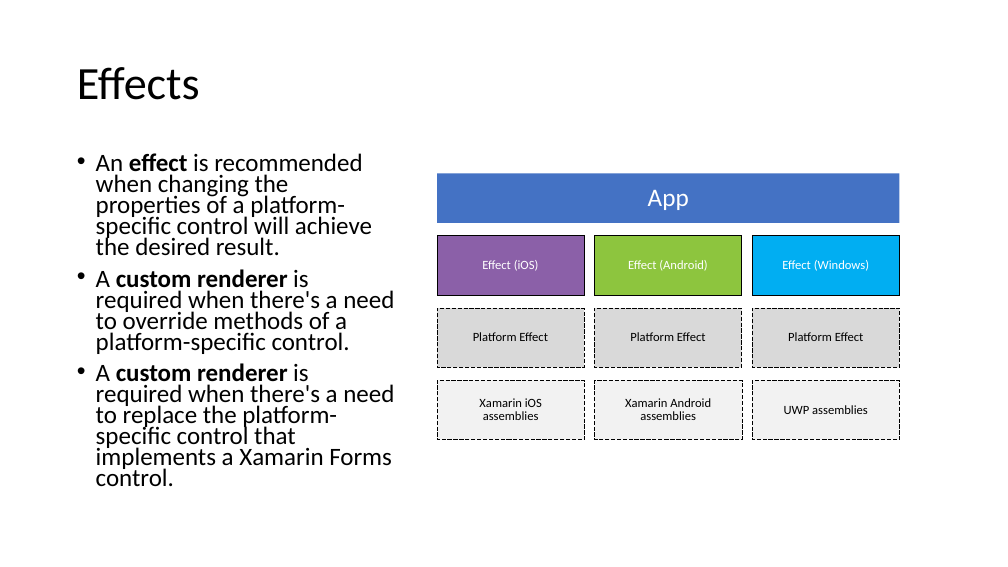
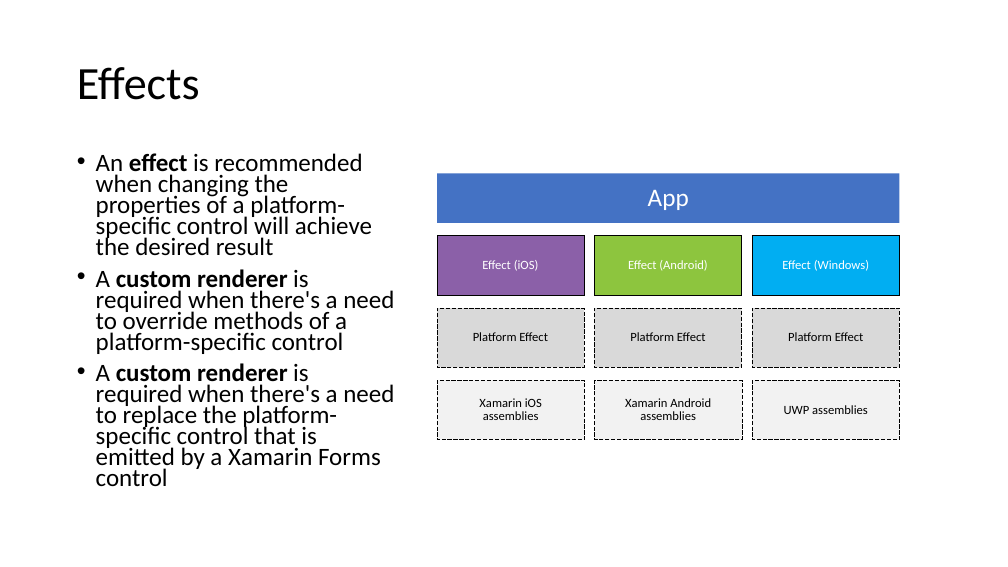
Before and after one commit to MissionMarsFourthHorizon/operation-remote-resupply, a slide deck: slide 5 of Module 2/Operation Remote Resupply, Part 2.pptx. Drawn at 1008x567 pixels with LibreOffice and Linux fonts; fonts in the diff are those of the drawing. Boxes give left, top, right and bottom in pixels: in the first picture for what was removed or moved away, otherwise in the second. Text is boxed around its words. In the diff, an @@ line names an element or a change of style, - is before the commit and + after.

```diff
--- a/Module 2/Operation Remote Resupply, Part 2.pptx
+++ b/Module 2/Operation Remote Resupply, Part 2.pptx
@@ text at (96, 153, 394, 486): text changed @@
-• An effect is recommended when changing the properties of a platform-specific control will achieve the desired result.
-• A custom renderer is required when there's a need to override methods of a platform-specific control.
-• A custom renderer is required when there's a need to replace the platform-specific control that implements a Xamarin Forms control.
+• An effect is recommended when changing the properties of a platform-specific control will achieve the desired result
+• A custom renderer is required when there's a need to override methods of a platform-specific control
+• A custom renderer is required when there's a need to replace the platform-specific control that is emitted by a Xamarin Forms control
```
Also in this commit, not shown: 10 other slides changed, 3 other files.
